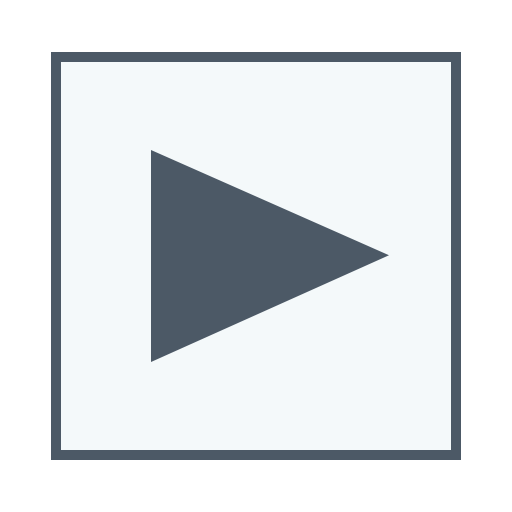
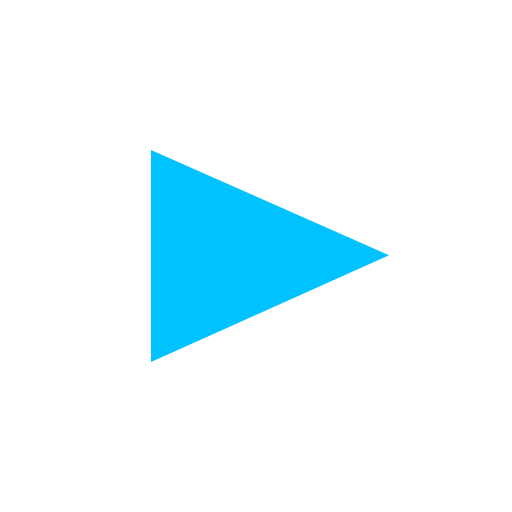
Two versions of the same layered image (512 x 512). Layer-by-layer changes:
painted on "Shape 1" over bbox(151, 150, 389, 362)
removed layer "Background" over bbox(56, 57, 456, 455)
